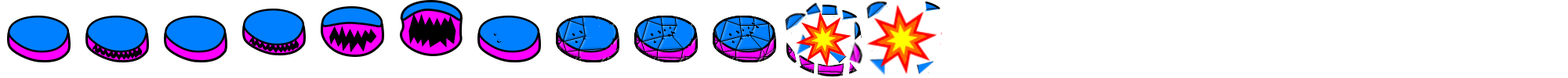
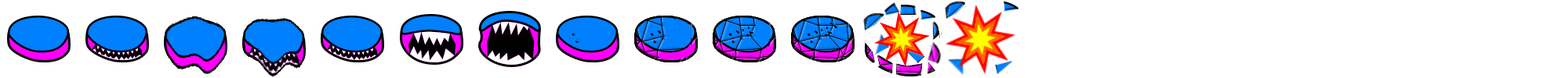
Comparing the layer stacks of the two (1568, 78) images. Changes:
painted on "esplosione" over (x1=795, y1=4, x2=1020, y2=75)
painted on "Livello" over (x1=92, y1=0, x2=1020, y2=78)
